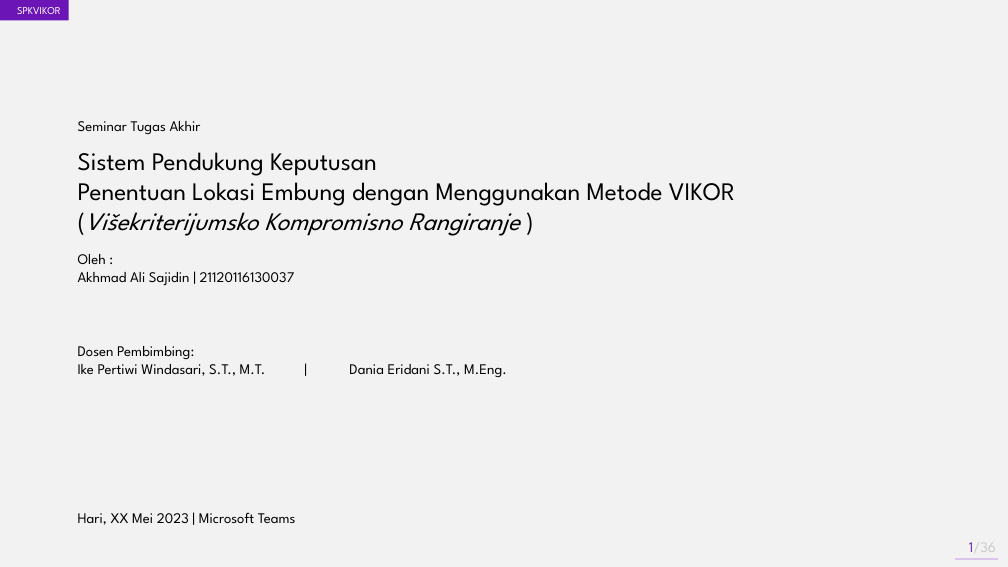
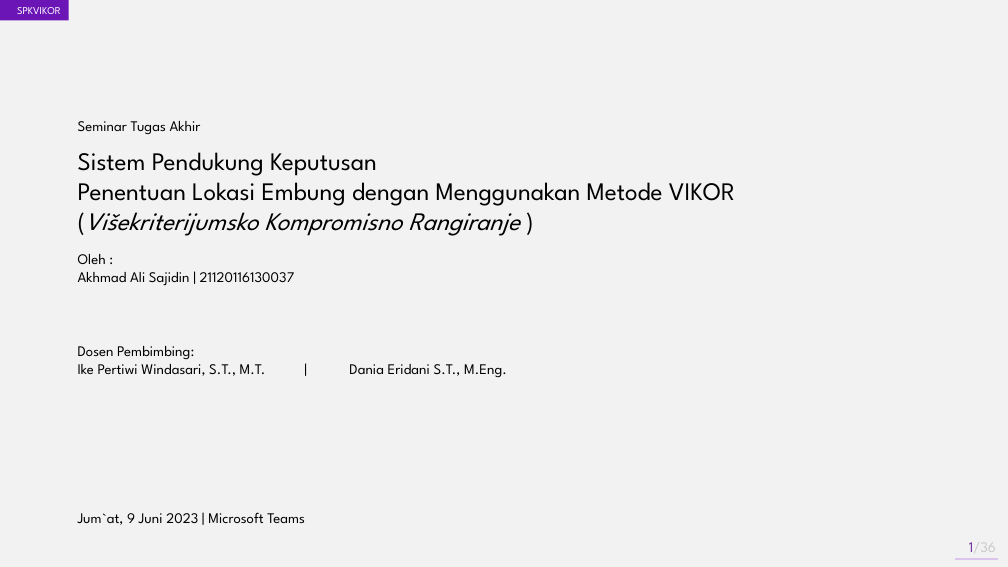
Before and after one commit to akhmadali7/TugasAkhir, a slide deck: slide 1 of PPT - TA - Akhmad Ali Sajidin.pptx. Drawn at 1008x567 pixels with LibreOffice and Linux fonts; fonts in the diff are those of the drawing. Boxes give left, top, right and bottom in pixels: in the first picture for what was removed or moved away, otherwise in the second. Text is boxed around its words. In the diff, an @@ line names an element or a change of style, - is before the commit and + after.

```diff
--- a/PPT - TA - Akhmad Ali Sajidin.pptx
+++ b/PPT - TA - Akhmad Ali Sajidin.pptx
@@ text at bbox=[78, 512, 305, 525]: text changed @@
-Hari, XX Mei 2023 | Microsoft Teams
+Jum`at, 9 Juni 2023 | Microsoft Teams
```
Also in this commit, not shown: 14 other files.
